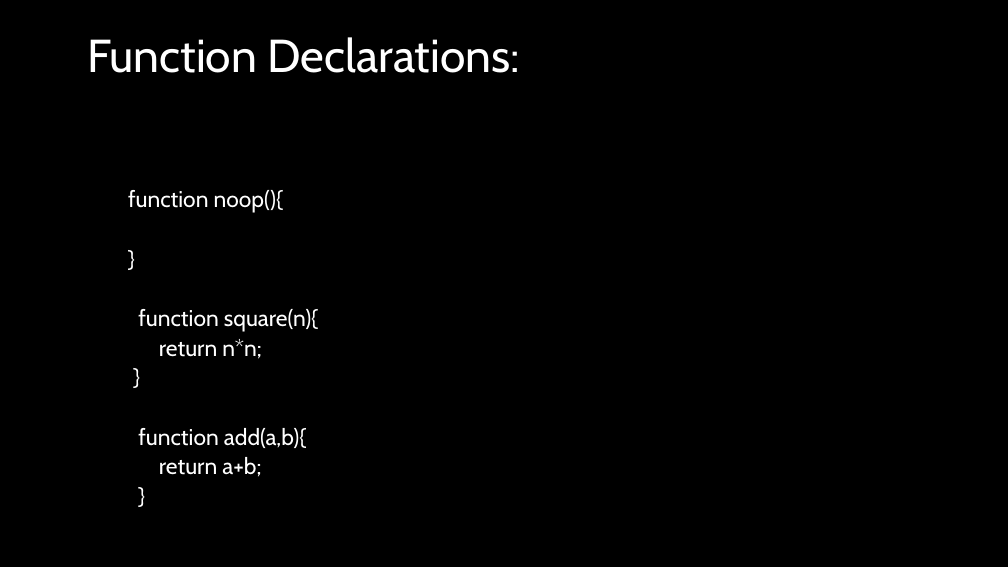
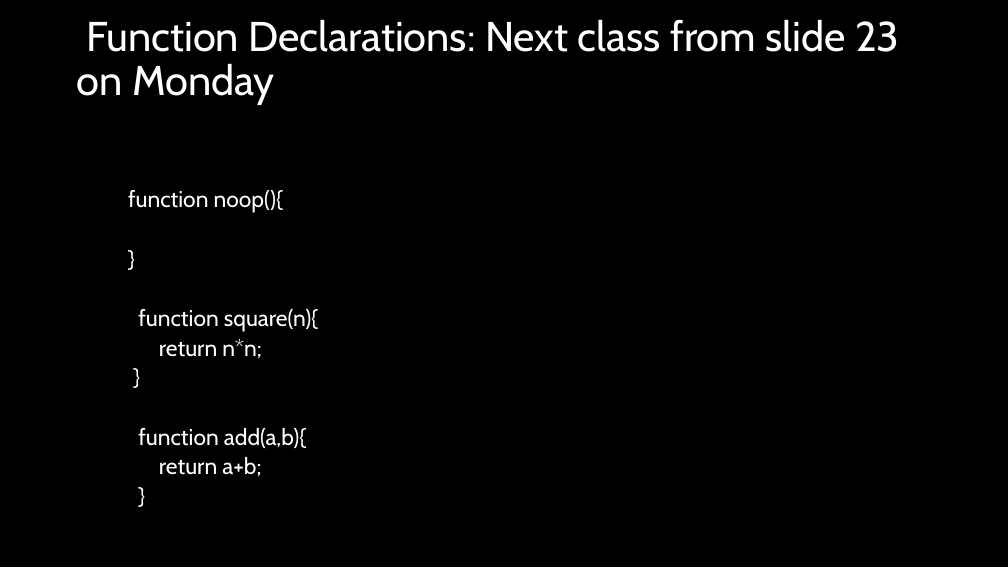
Before and after one commit to natiquekeyin/winter2026, a slide deck: slide 22 of JavaScript/Week1/Week1.pptx. Drawn at 1008x567 pixels with LibreOffice and Linux fonts; fonts in the diff are those of the drawing. Boxes give left, top, right and bottom in pixels: in the first picture for what was removed or moved away, otherwise in the second. Text is boxed around its words. In the diff, an @@ line names an element or a change of style, - is before the commit and + after.

```diff
--- a/JavaScript/Week1/Week1.pptx
+++ b/JavaScript/Week1/Week1.pptx
@@ title at (77,19,900,105): text changed; size 44 to 39.6 pt @@
-Function Declarations:
+Function Declarations: Next class from slide 23 on Monday
```
Also in this commit, not shown: 3 other slides changed, 2 other files.
